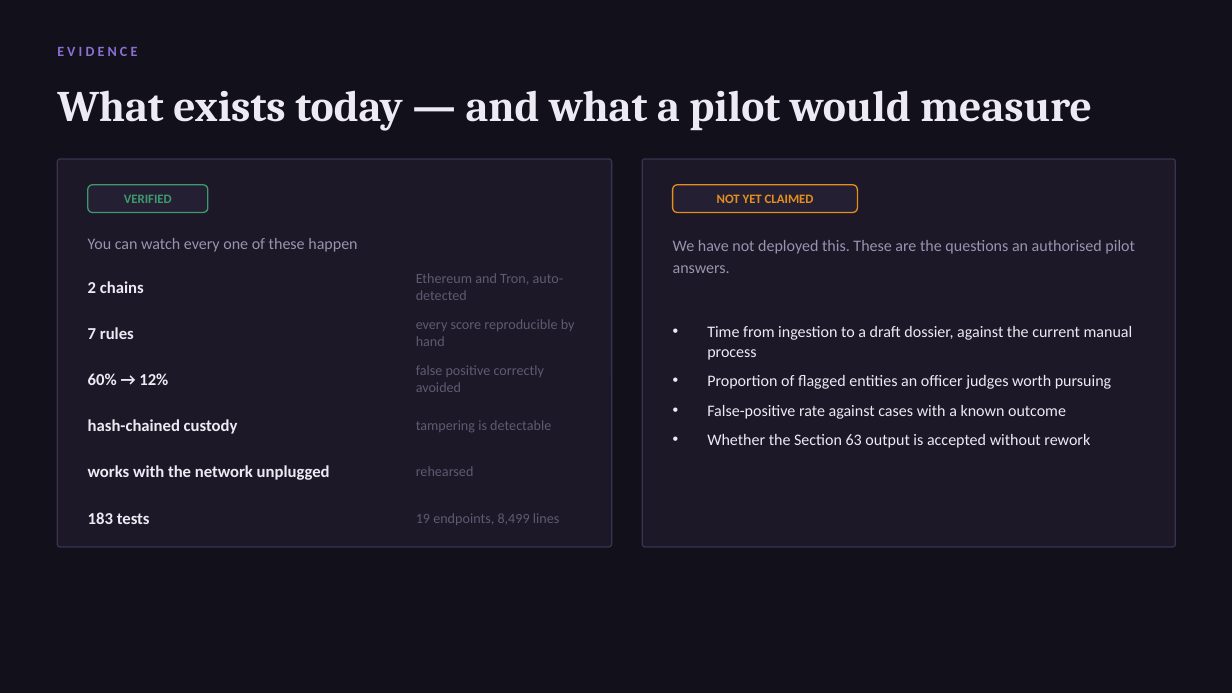
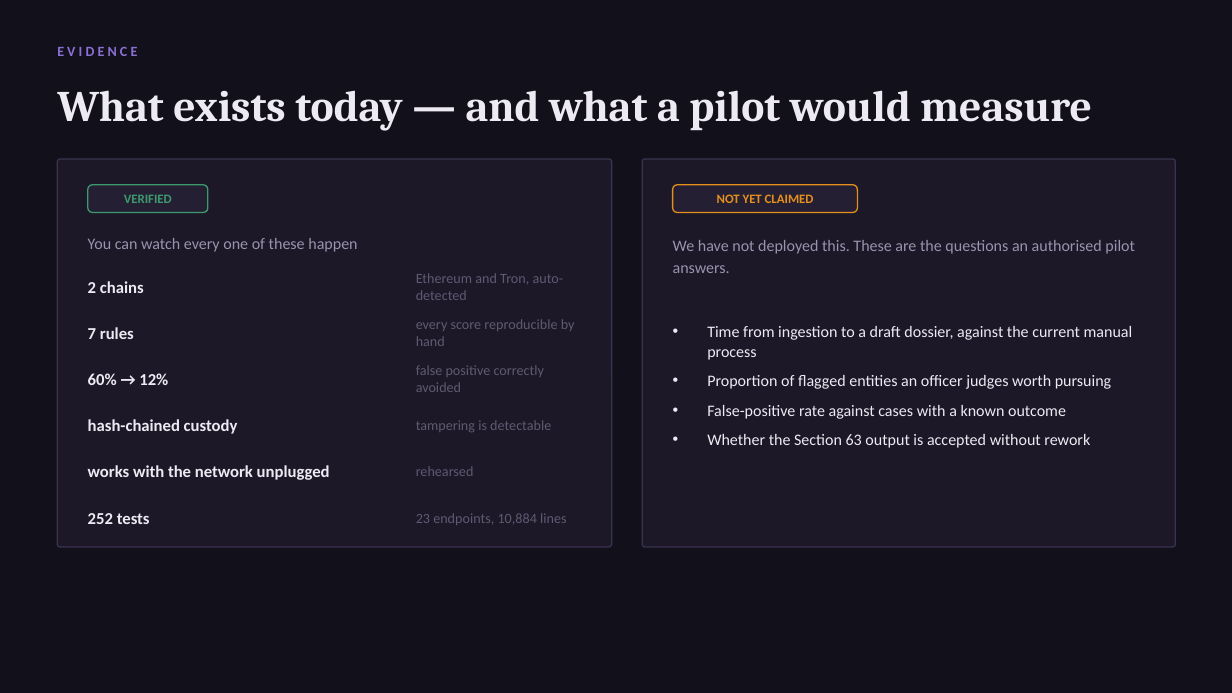
Before and after one commit to 23f2001033/project-violet-milk, a slide deck: slide 13 of Violet_Milk_Deck_2026.pptx. Drawn at 1232x693 pixels with LibreOffice and Linux fonts; fonts in the diff are those of the drawing. Boxes give left, top, right and bottom in pixels: in the first picture for what was removed or moved away, otherwise in the second. Text is boxed around its words. In the diff, an @@ line names an element or a change of style, - is before the commit and + after.

```diff
--- a/Violet_Milk_Deck_2026.pptx
+++ b/Violet_Milk_Deck_2026.pptx
@@ text at bbox=[88, 513, 150, 524]: text changed @@
-183 tests
+252 tests
@@ text at bbox=[416, 513, 566, 525]: text changed @@
-19 endpoints, 8,499 lines
+23 endpoints, 10,884 lines
```
Also in this commit, not shown: 10 other files.
